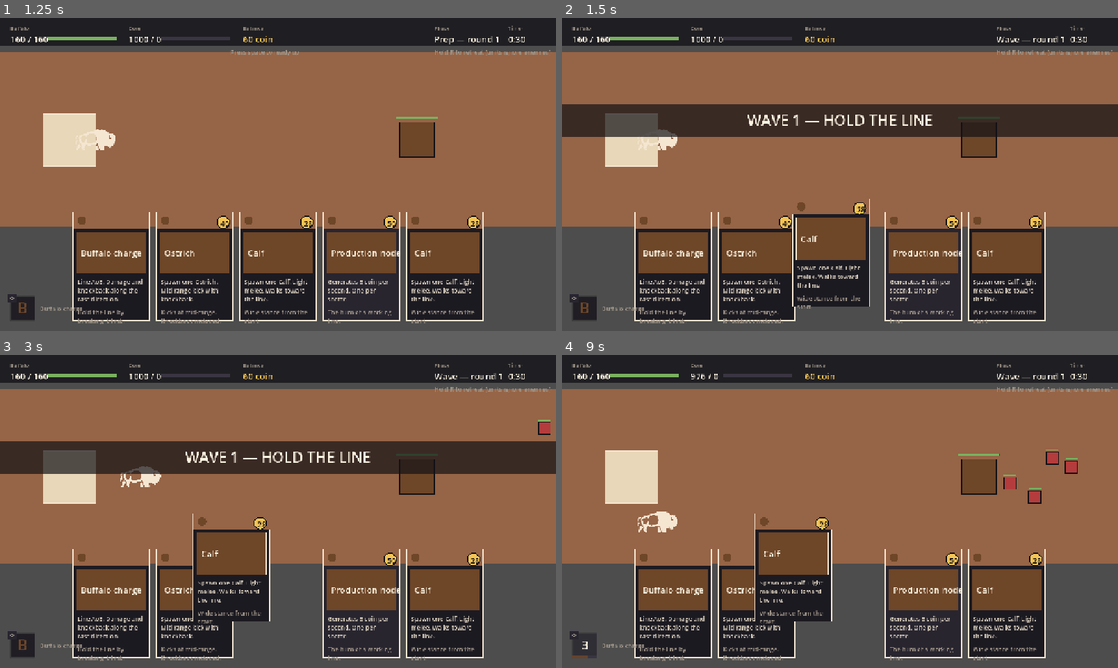
Above: before the commit, frames 1-4 (two rows, left to right).
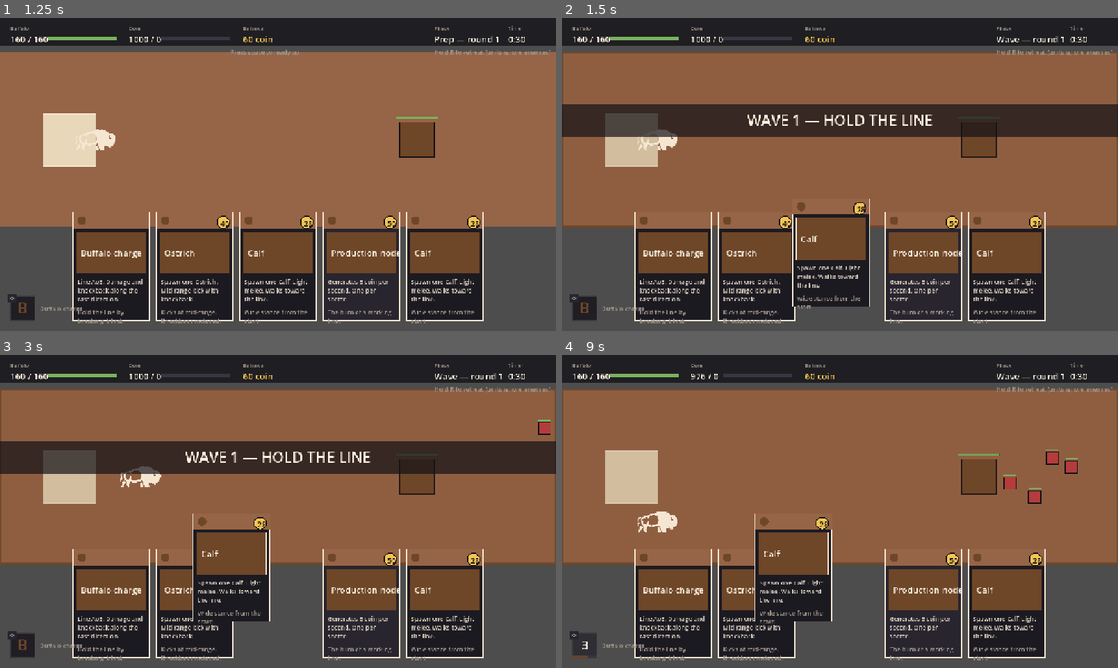
Above: after the commit, the same moments.

Repository: RescuedBuffalo/goose-and-buff
Game: Godot game, scene res://scenes/main.tscn
Two runs of this game, one before a commit and one after it. Both use one fixed random seed, a clock stepped at 60 frames per second and the inputs below.
Inputs (mouse positions are in pixels of both pictures, inside the frame that each line leads up to):
- Up to frame 1 (1.25 s): tap Enter at 0.5 s; drag from (278, 174) to (333, 105) at 0.52 s
- Up to frame 2 (1.5 s): tap Space (ready_round) at 1.25 s; drag from (840, 277) to (812, 237) at 1.27 s
- Up to frame 3 (3 s): move the mouse to (333, 442) at 2.02 s; hold D (move_right) 2.03-2.75 s; hold R (toggle_retreat) 2.03-2.75 s; click (333, 442) at 2.17 s; drag from (250, 574) to (111, 464) at 2.77 s
- Up to frame 4 (9 s): move the mouse to (1006, 558) at 3.52 s; hold A (move_left) 3.53-4.25 s; tap 2 at 3.6, 8.1 s; click (1006, 558) at 3.67 s; drag from (673, 464) to (756, 433) at 4.27 s; move the mouse to (867, 511) at 5.02 s; hold S (move_down) 5.03-5.75 s; tap Q (cast_signature) at 5.1 s; click (867, 511) at 5.17 s; drag from (756, 433) to (728, 527) at 5.77 s; move the mouse to (962, 495) at 6.52 s; hold W (move_up) 6.53-7.25 s; hold R (toggle_retreat) 6.53-7.25 s; click (962, 495) at 6.67 s; drag from (728, 527) to (812, 574) at 7.27 s; move the mouse to (895, 442) at 8.02 s; hold S (move_down) 8.03-8.75 s; click (895, 442) at 8.17 s; drag from (812, 574) to (673, 464) at 8.77 s

Frame 1 is identical in both runs. In frame 2, 1.7% of the frame differs, in the area x 0-100%, y 10-68%; in frame 3, 1.9%; in frame 4, 2.6%.

Commit message:
Card drag-drop polish: deploy zones + ability aim line (BUF-110)
The hand widget now publishes drag_started/moved/ended signals; main.gd
subscribes and drives two indicators in the world layer:

- Unit/building/resource drags light the sector floor with an accent
  tint + border, so "anywhere on the floor is legal" reads at a glance
  instead of feeling point-imprecise.
- Ability drags spawn a Line2D from the hero to the cursor (clamped to
  sector bounds), refreshed each _process tick so WASD movement during
  the drag tracks the start point.

Both indicators clear on drag_ended regardless of which kind opened
them, and a defensive sweep in _clear_run_transients catches the rare
mid-drag end-screen case.

Co-Authored-By: Claude Opus 4.7 (1M context) <noreply@anthropic.com>

Diff:
--- a/scripts/adapters/main.gd
+++ b/scripts/adapters/main.gd
@@ -9,6 +9,7 @@
 
 const Sectors := preload("res://data/sectors.gd")
 const Heroes := preload("res://data/heroes.gd")
+const Cards := preload("res://data/cards.gd")
 # Logic classes (Economy, CardSystem, WaveDirector, AbilityResolver) and the
 # data classes that have a class_name are reachable as globals — no need to
 # alias them via const here.
@@ -42,6 +43,13 @@
 # wave is live. Zero means "ready to cast".
 var _signature_cd_remaining: float = 0.0
 var _signature_cd_max: float = 0.0
+# Aim ghost-line shown while an ability card is being dragged. Owned here
+# (not by the hand widget) because it lives in the world layer alongside
+# the hero, and only main has the hero reference. Null when no drag is
+# active or the active drag is a non-ability card.
+var _aim_line: Line2D = null
+var _aim_target: Vector2 = Vector2.ZERO
+var _aim_card_id: String = ""
 # Hero is rebuilt fresh each run so a different pick can swap sprite +
 # stats. Keeping it nullable lets _start_run handle both first launch
 # (no hero yet) and post-restart (old hero already freed).
@@ -85,6 +93,9 @@
 	hud.bind(economy, wave_director, sector)
 	hand.bind(card_system)
 	hand.play_requested.connect(_on_play_requested)
+	hand.drag_started.connect(_on_drag_started)
+	hand.drag_moved.connect(_on_drag_moved)
+	hand.drag_ended.connect(_on_drag_ended)
 	card_system.card_played.connect(_on_card_played)
 	wave_director.enemy_due.connect(_on_enemy_due)
 	wave_director.run_complete.connect(_on_run_complete)
@@ -165,9 +176,69 @@
 	_tick_signature_cooldown(delta)
 	if Input.is_action_just_pressed("cast_signature"):
 		_try_cast_signature()
+	# Hero can WASD while the player is dragging an ability card with the
+	# mouse — refresh the aim line each frame so the start point tracks them.
+	if _aim_line != null:
+		_update_aim_line()
 
 func _on_play_requested(card_id: String, world_pos: Vector2) -> void:
 	card_system.play_card_at(card_id, world_pos, _current_phase_name(), economy.balance)
+
+func _on_drag_started(card_id: String, world_pos: Vector2) -> void:
+	var card: Dictionary = Cards.get_card(card_id)
+	if card.is_empty():
+		return
+	match card.kind:
+		"unit", "building", "resource":
+			# All non-ability kinds just require any drop inside the sector;
+			# the highlight reads as "anywhere on the floor is legal".
+			sector.set_deploy_highlight(true)
+		"ability":
+			_aim_card_id = card_id
+			_aim_target = world_pos
+			_spawn_aim_line()
+
+func _on_drag_moved(_card_id: String, world_pos: Vector2) -> void:
+	_aim_target = world_pos
+	_update_aim_line()
+
+func _on_drag_ended() -> void:
+	# Both indicators clear regardless of which kind opened them — cheap and
+	# avoids leaving stragglers if the card kind ever changes mid-drag.
+	sector.set_deploy_highlight(false)
+	_clear_aim_line()
+
+func _spawn_aim_line() -> void:
+	_clear_aim_line()
+	if hero == null or not is_instance_valid(hero):
+		return
+	_aim_line = Line2D.new()
+	_aim_line.width = 6.0
+	var accent := DesignTokens.core_color(GameState.hero_id)
+	_aim_line.default_color = Color(accent.r, accent.g, accent.b, 0.55)
+	# Above sector + units but below the dragged card (which lives on a
+	# CanvasLayer, so always above world content regardless of z_index).
+	_aim_line.z_index = 4
+	add_child(_aim_line)
+	_update_aim_line()
+
+func _update_aim_line() -> void:
+	if _aim_line == null or hero == null or not is_instance_valid(hero):
+		return
+	# Clamp the endpoint to the sector so the line stops at a sensible point
+	# when the drag wanders into the HUD or hand strip.
+	var endpoint := _aim_target
+	endpoint.x = clamp(endpoint.x, float(Sectors.SECTOR_LEFT), float(Sectors.SECTOR_RIGHT))
+	endpoint.y = clamp(endpoint.y, float(Sectors.SECTOR_TOP), float(Sectors.SECTOR_BOTTOM))
+	_aim_line.clear_points()
+	_aim_line.add_point(hero.position)
+	_aim_line.add_point(endpoint)
+
+func _clear_aim_line() -> void:
+	_aim_card_id = ""
+	if _aim_line != null and is_instance_valid(_aim_line):
+		_aim_line.queue_free()
+	_aim_line = null
 
 func _current_phase_name() -> String:
 	if wave_director.is_prep_phase():
@@ -544,3 +615,8 @@
 	if building_node != null and is_instance_valid(building_node):
 		building_node.queue_free()
 		building_node = null
+	# Belt-and-suspenders for the drag indicators: if the player got to the
+	# end screen mid-drag (rare), clear them before the next run wires up.
+	if sector != null and is_instance_valid(sector):
+		sector.set_deploy_highlight(false)
+	_clear_aim_line()
--- a/scripts/adapters/sector.gd
+++ b/scripts/adapters/sector.gd
@@ -16,6 +16,9 @@
 var core_hp: float = Sectors.CORE_HEALTH
 var core_hp_max: float = Sectors.CORE_HEALTH
 var hero_id: String = "Buffalo"
+# Lit while the player is dragging a unit / building card. Visualizes the
+# legal drop area so cards don't feel point-imprecise (BUF-110).
+var _deploy_highlight: bool = false
 
 func _ready() -> void:
 	add_to_group("sector")
@@ -41,6 +44,12 @@
 	core_hp = core_hp_max
 	GameState.core_hp = core_hp
 	core_hp_changed.emit(core_hp, core_hp_max)
+	queue_redraw()
+
+func set_deploy_highlight(active: bool) -> void:
+	if _deploy_highlight == active:
+		return
+	_deploy_highlight = active
 	queue_redraw()
 
 func _draw() -> void:
@@ -81,3 +90,12 @@
 		Vector2(Sectors.SECTOR_RIGHT, Sectors.SECTOR_BOTTOM),
 		DesignTokens.DIVIDER, 2.0,
 	)
+	# Deploy zone overlay — only visible while a unit/building card is being
+	# dragged. Tinted with the hero's accent color so the boundary reads at a
+	# glance without overwhelming the floor underneath.
+	if _deploy_highlight:
+		var accent := DesignTokens.core_color(hero_id)
+		var tint := Color(accent.r, accent.g, accent.b, 0.18)
+		draw_rect(floor_rect, tint, true)
+		var border := Color(accent.r, accent.g, accent.b, 0.85)
+		draw_rect(floor_rect, border, false, 4.0)
--- a/scripts/ui/hand_widget.gd
+++ b/scripts/ui/hand_widget.gd
@@ -9,6 +9,12 @@
 const Sectors := preload("res://data/sectors.gd")
 
 signal play_requested(card_id: String, position: Vector2)
+# Drag lifecycle — main.gd subscribes to draw deploy zones / aim lines in
+# the world layer. The hand only owns input; the indicators belong to the
+# adapter that knows about hero + sector.
+signal drag_started(card_id: String, world_pos: Vector2)
+signal drag_moved(card_id: String, world_pos: Vector2)
+signal drag_ended()
 
 const CARD_GAP := 16.0
 const HAND_BOTTOM_PADDING := 24.0
@@ -75,6 +81,7 @@
 			_try_drop(mb.position)
 	elif event is InputEventMouseMotion and _drag_widget != null:
 		_drag_widget.position = event.position - _drag_offset
+		drag_moved.emit(_drag_card_id, global_position + event.position)
 
 func _try_pick_up(local_pos: Vector2) -> void:
 	for child in get_children():
@@ -87,6 +94,7 @@
 			_drag_card_id = widget.card_id
 			_drag_offset = local_pos - widget.position
 			move_child(widget, get_child_count() - 1)
+			drag_started.emit(_drag_card_id, global_position + local_pos)
 			return
 
 func _try_drop(local_pos: Vector2) -> void:
@@ -103,3 +111,6 @@
 		_rebuild()
 	_drag_widget = null
 	_drag_card_id = ""
+	# Always emit so subscribers (deploy highlight, aim line) clear regardless
+	# of whether the drop landed in the sector or snapped back.
+	drag_ended.emit()
